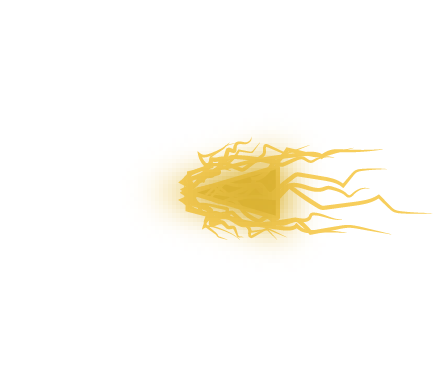
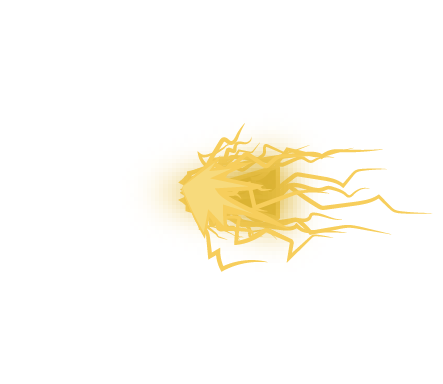
Revision of a layered w=443, h=384 image; what changed, layer by layer:
added layer "Impact 1" in group "MultiAttackDrone_Projectile" over [left=182, top=123, right=334, bottom=272]
added layer "Impact 2" in group "MultiAttackDrone_Projectile" over [left=182, top=159, right=272, bottom=237]
added layer "Impact 3" in group "MultiAttackDrone_Projectile" over [left=182, top=171, right=242, bottom=225]
